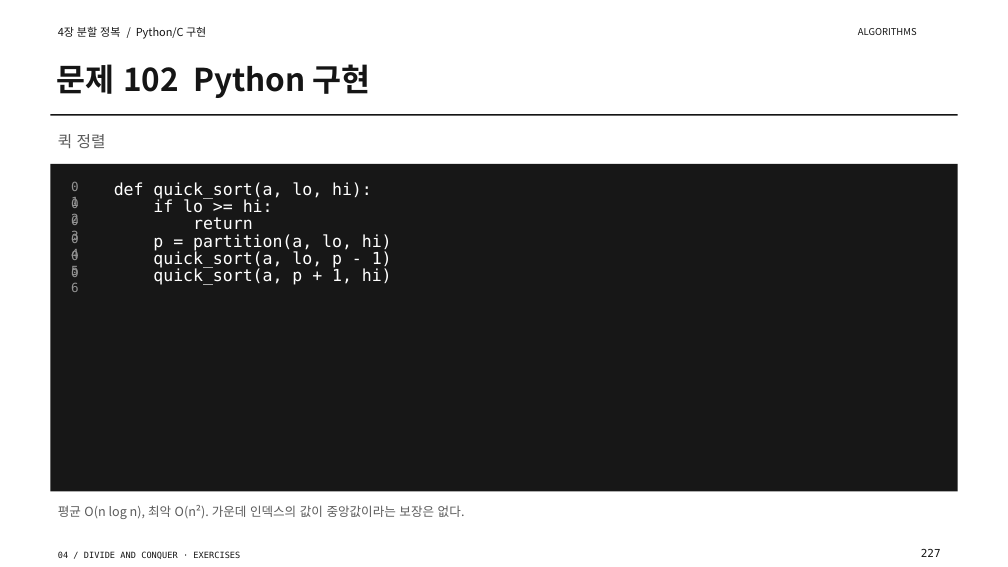
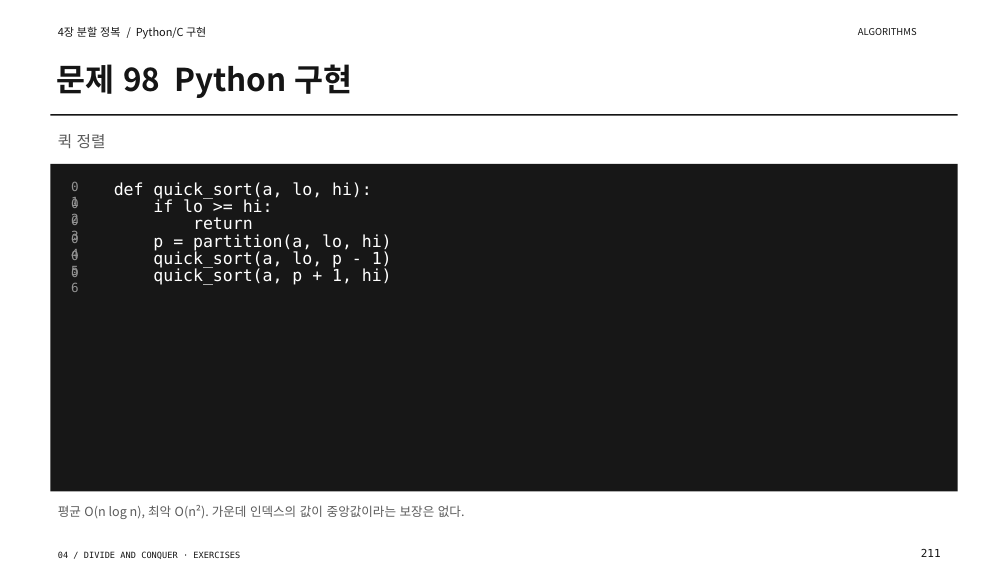
Before and after one commit to Sangdon-Park/Sangdon-Park.github.io, a slide deck: slide 211 of data/알고리즘/4장_연습문제_100문항_수업용.pptx (slide 227 before the commit). Drawn at 1008x567 pixels with LibreOffice and Linux fonts; fonts in the diff are those of the drawing. Boxes give left, top, right and bottom in pixels: in the first picture for what was removed or moved away, otherwise in the second. Text is boxed around its words. In the diff, an @@ line names an element or a change of style, - is before the commit and + after.

```diff
--- a/data/알고리즘/4장_연습문제_100문항_수업용.pptx
+++ b/data/알고리즘/4장_연습문제_100문항_수업용.pptx
@@ text at bbox=[56, 64, 352, 98]: text changed @@
-문제 102 Python 구현
+문제 98 Python 구현
@@ text at bbox=[921, 549, 941, 557]: text changed @@
-227
+211
```
Also in this commit, not shown: 17 other slides changed, 28 slides added, 36 slides removed, 15 other files.
